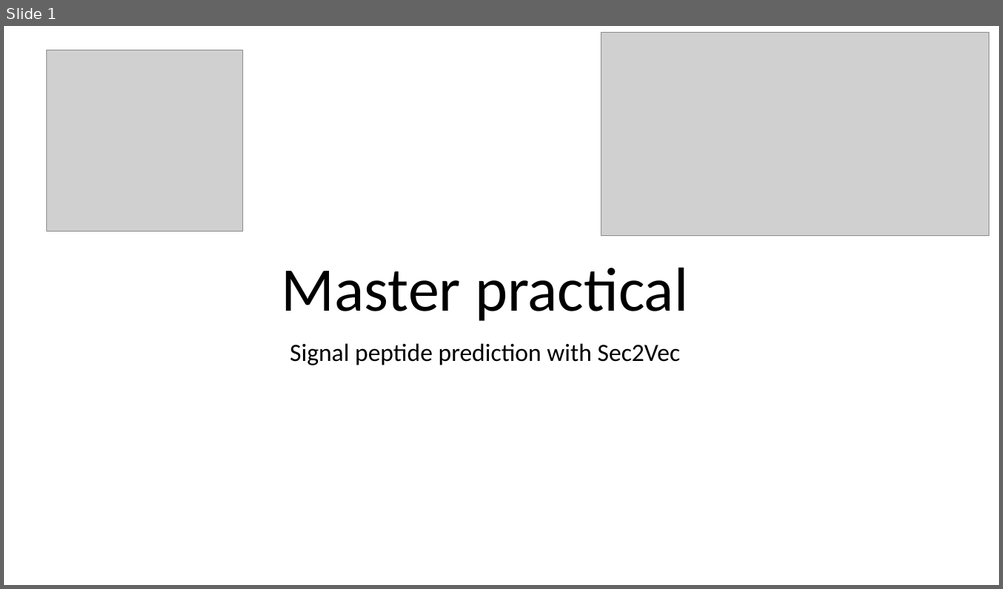
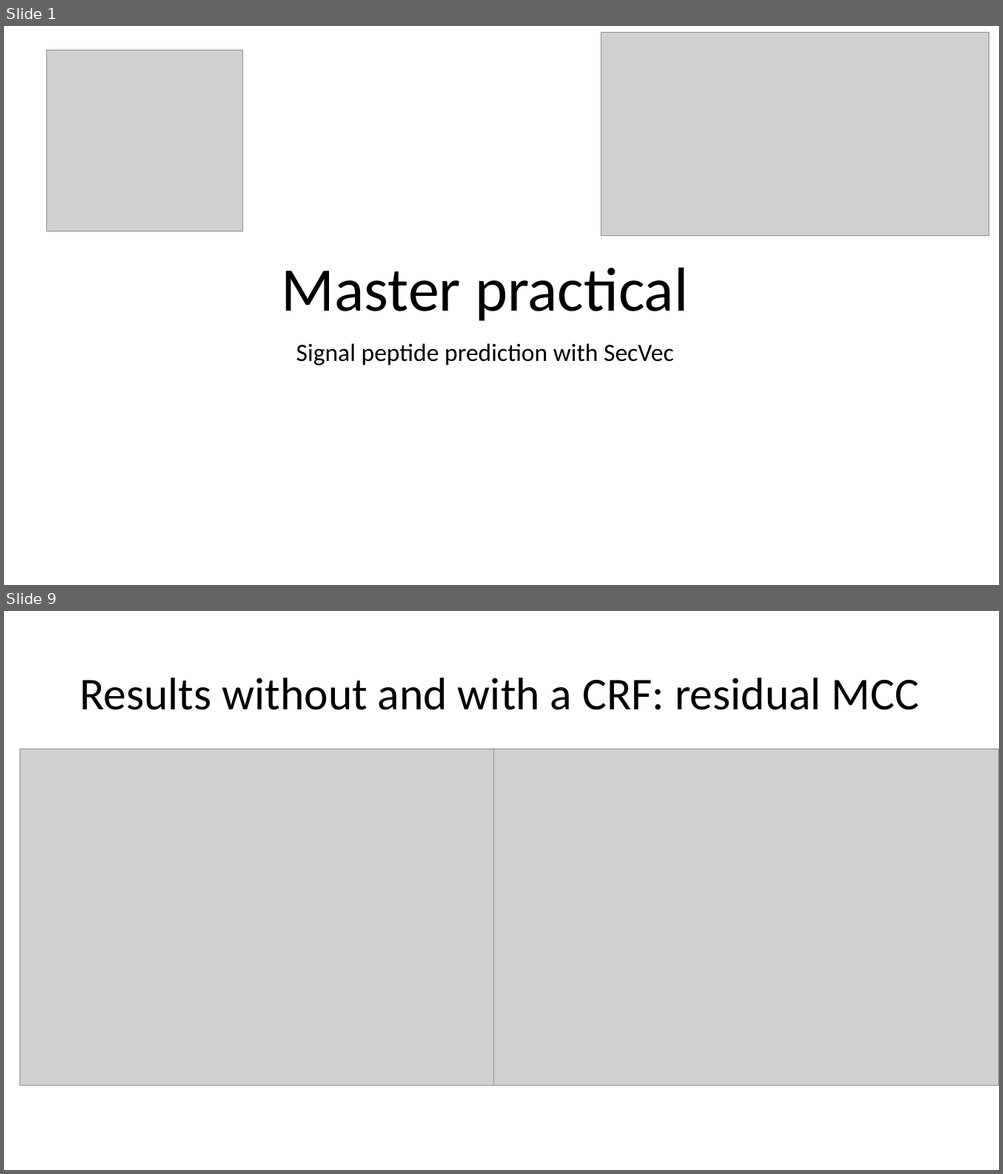
Before and after one commit to tomthun/Masterpraktikum, a slide deck: Presentation&Manuscript/PresentationMasterpractical.pptx. Shown one above the other, each under a label of ours: slide 1 before the commit, slides 1 and 9 after it; the slides between them are not shown. The pictures are 1003x589 and 1003x1174 pixels, drawn with LibreOffice and Linux fonts; fonts in the diff are those of the drawing; grey boxes stand for pictures. Boxes give left, top, right and bottom in pixels: in the first picture for what was removed or moved away, otherwise in the second. Text is boxed around its words. In the diff, an @@ line names an element or a change of style, - is before the commit and + after.

```diff
--- a/Presentation&Manuscript/PresentationMasterpractical.pptx
+++ b/Presentation&Manuscript/PresentationMasterpractical.pptx
@@ slide 9 added at bbox=[4, 611, 999, 1170], background #FFFFFF @@
@@ title added at bbox=[79, 678, 919, 710], 44 pt, text #000000 @@
+Results without and with a CRF: residual MCC
@@ picture added at bbox=[20, 749, 526, 1086] @@
@@ picture added at bbox=[493, 749, 999, 1086] @@
@@ slide 1 changed as well @@
@@ subtitle at bbox=[296, 343, 674, 366]: text changed @@
-Signal peptide prediction with Sec2Vec
+Signal peptide prediction with SecVec
```
Also in this commit, not shown: 9 other slides added, 5 other files.
